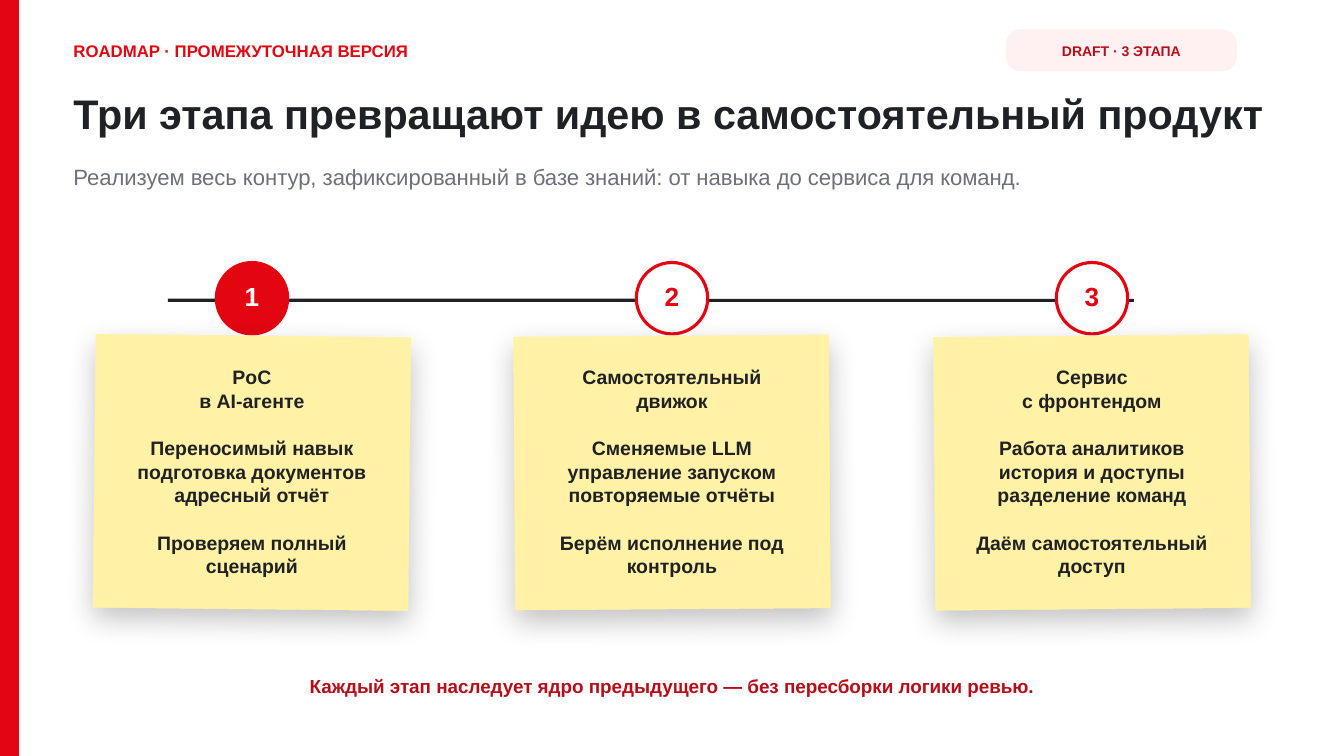
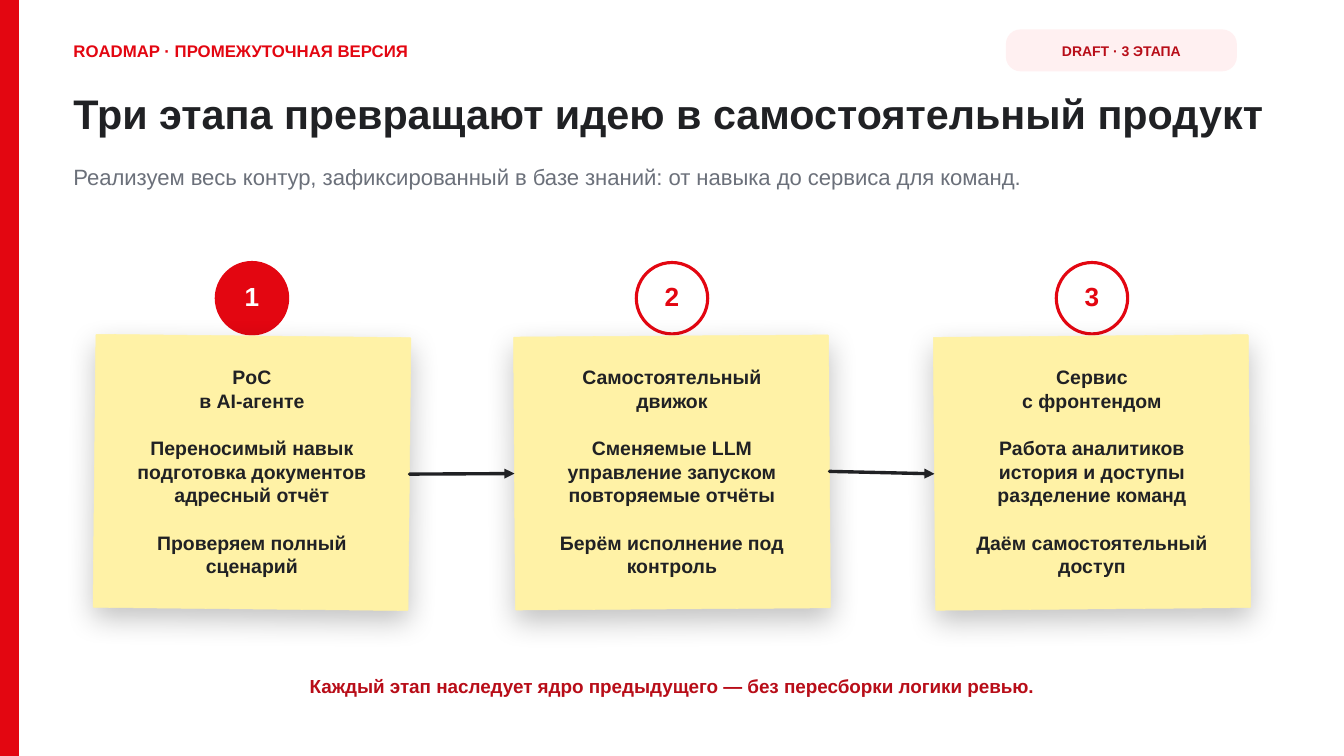
Before and after one commit to DanilaSaraev-git/MTS_TZ, a slide deck: slide 6 of output/presentations/AI-analytics-review-platform-MTS-DRAFT.pptx. Drawn at 1344x756 pixels with LibreOffice and Linux fonts; fonts in the diff are those of the drawing. Boxes give left, top, right and bottom in pixels: in the first picture for what was removed or moved away, otherwise in the second. Text is boxed around its words. In the diff, an @@ line names an element or a change of style, - is before the commit and + after.

Commit message:
draft: connect presentation process arrows

```diff
--- a/output/presentations/AI-analytics-review-platform-MTS-DRAFT.pptx
+++ b/output/presentations/AI-analytics-review-platform-MTS-DRAFT.pptx
@@ line removed from (168, 300) to (1134, 300) @@
@@ arrow added from (409, 474) to (514, 474), #202124 2.4 pt @@
@@ arrow added from (830, 472) to (935, 474), #202124 2.4 pt @@
```
Also in this commit, not shown: 3 other slides changed.
